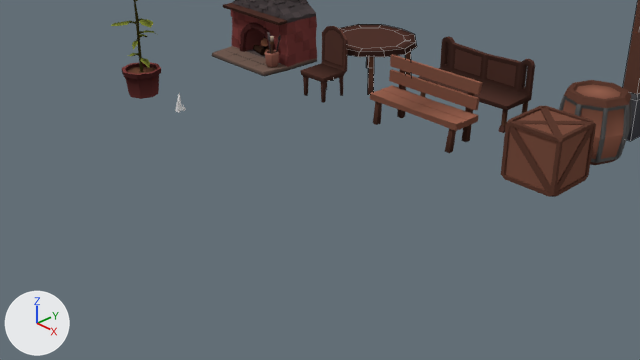
A saved change to the Blender file Assets/Models/Scenery/Scenery.blend.
One viewpoint serves both versions: the file's camera 'Camera'. The lights are fixed; the arrows at lower left show +X, +Y and +Z. Mesh edges are drawn as thin lines on the coarser meshes.

Names of what the first picture shows: 'Barrel', 'Bench', 'Bench2', 'Chair', 'Crate', 'Hearth', 'Plant', 'Street Lamp', 'Table'.
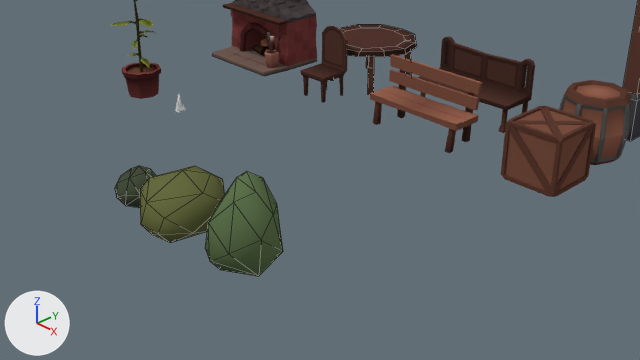
Patch to the scene script:
```diff
--- a/Assets/Models/Scenery/Scenery.blend.py
+++ b/Assets/Models/Scenery/Scenery.blend.py
@@ me_cylinder_006 @@
+me_cylinder_006.from_pydata(...)  # 25 vertices, 38 faces; spans x -0.382..0.44, y -0.443..0.375, z -0.079..1.06
+me_cylinder_006.materials.append(mat_mat_vertexcolour)
@@ me_cylinder_005 @@
+me_cylinder_005.from_pydata(...)  # 24 vertices, 34 faces; spans x -0.259..0.27, y -0.306..0.257, z -0.055..0.389
+me_cylinder_005.materials.append(mat_mat_vertexcolour)
@@ me_cylinder_004 @@
+me_cylinder_004.from_pydata(...)  # 24 vertices, 38 faces; spans x -0.53..0.401, y -0.571..0.48, z -0.033..0.685
+me_cylinder_004.materials.append(mat_mat_vertexcolour)
@@ ob_bushlarge @@
+ob_bushlarge = bpy.data.objects.new('BushLarge', me_cylinder_006)
+ob_bushlarge.location = (1.0, -2.0, 0.0)
@@ ob_bushsmall @@
+ob_bushsmall = bpy.data.objects.new('BushSmall', me_cylinder_005)
+ob_bushsmall.location = (-1.0, -2.0, 0.0)
@@ ob_bushmedium @@
+ob_bushmedium = bpy.data.objects.new('BushMedium', me_cylinder_004)
+ob_bushmedium.location = (0.0, -2.0, 0.0)
```

What differs and where, as boxes (x1, y1, x2, y2) in the pictures (640 x 360 px):
'BushLarge', added: after (205, 171, 283, 276)
'BushMedium', added: after (140, 166, 225, 243)
'BushSmall', added: after (115, 166, 156, 208)
